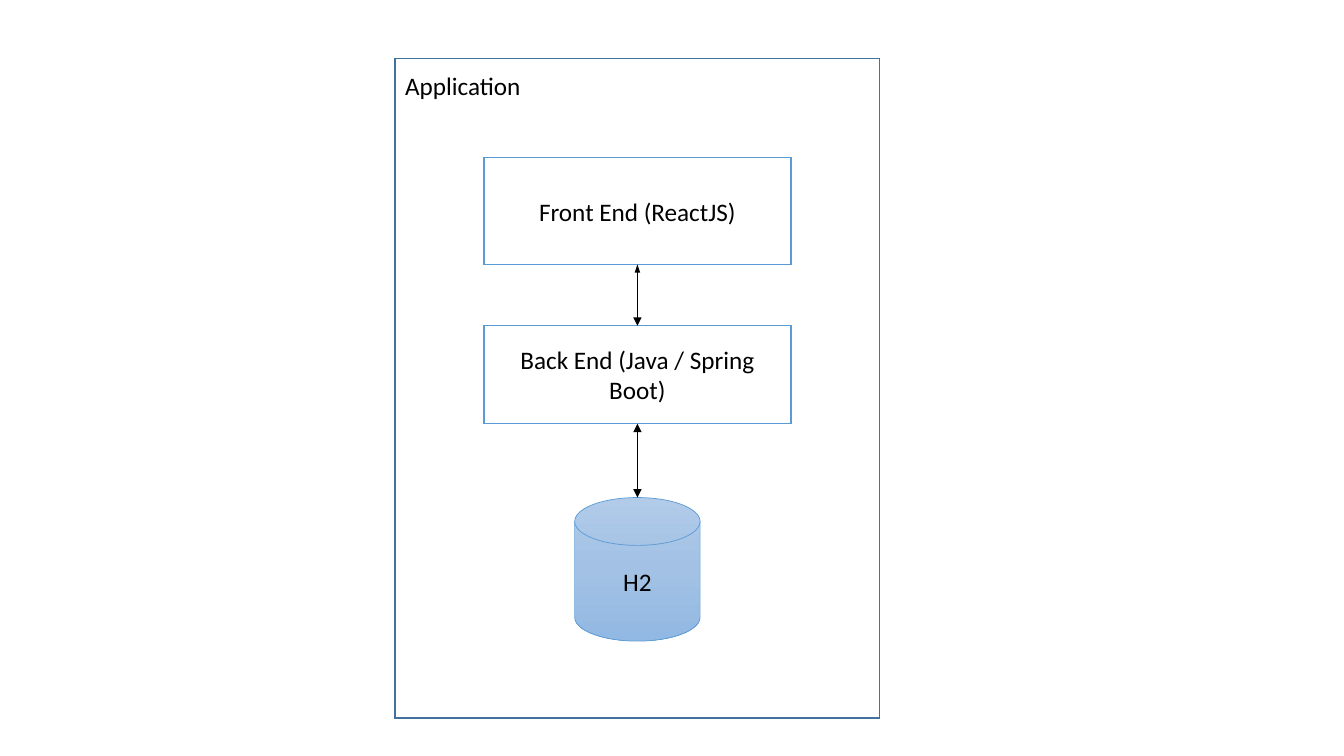
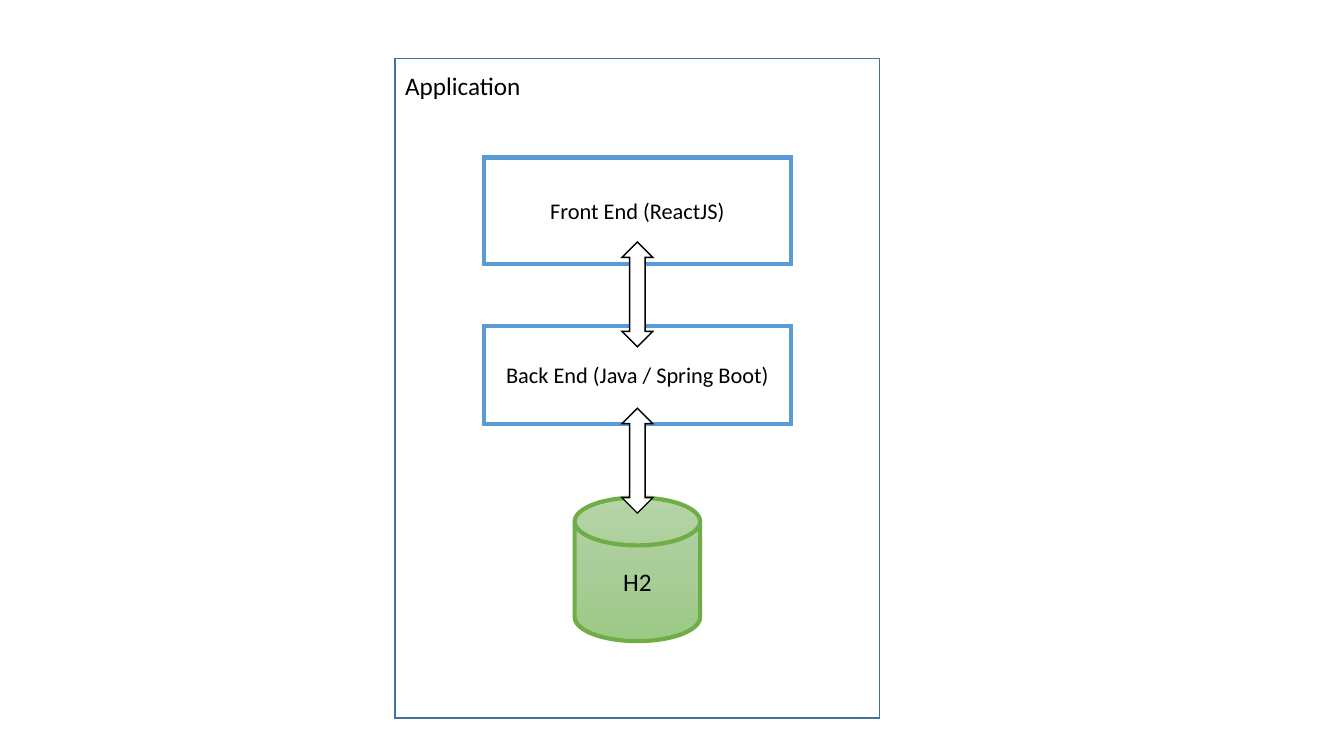
Before and after one commit to datim/squid, a slide deck: slide 2 of docs/design.pptx. Drawn at 1344x756 pixels with LibreOffice and Linux fonts; fonts in the diff are those of the drawing. Boxes give left, top, right and bottom in pixels: in the first picture for what was removed or moved away, otherwise in the second. Text is boxed around its words. In the diff, an @@ line names an element or a change of style, - is before the commit and + after.

```diff
--- a/docs/design.pptx
+++ b/docs/design.pptx
@@ rectangle "Front End (ReactJS)" at (484, 157, 791, 264): size 18 to 16 pt; outline #5B9BD5 1 pt to #5B9BD5 3 pt @@
@@ up down arrow added at (622, 242, 653, 347), fill #FFFFFF, outline #000000 1 pt @@
@@ double arrow removed from (637, 264) to (637, 326) @@
@@ rectangle "Back End (Java / Spring ..." at (484, 326, 791, 423): size 18 to 16 pt; outline #5B9BD5 1 pt to #5B9BD5 3 pt @@
@@ up down arrow added at (622, 408, 653, 513), fill #FFFFFF, outline #000000 1 pt @@
@@ double arrow removed from (637, 423) to (637, 498) @@
@@ cylinder "H2" at (575, 498, 701, 641): fill gradient #B1CBE9 to #A3C1E5 to #93B9E4 to gradient #B5D5A7 to #AACE9A to #9CC987; outline #5B9BD5 0.5 pt to #70AD47 3 pt @@
```
Also in this commit, not shown: 8 other slides changed, 4 slides added, 31 other files.
